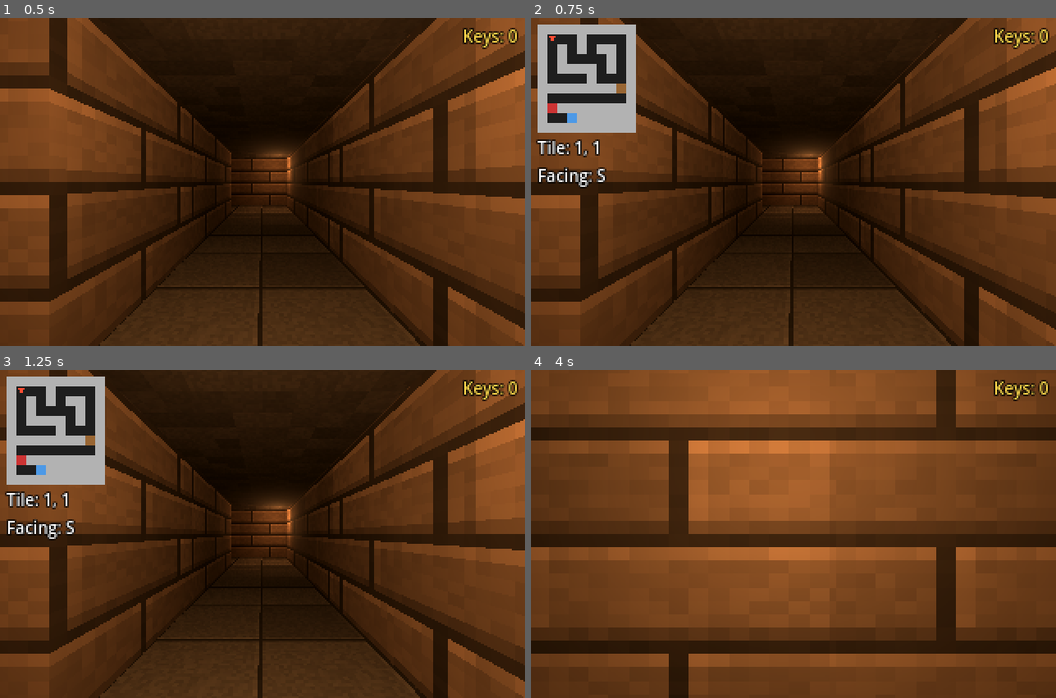
Above: before the commit, frames 1-4 (two rows, left to right).
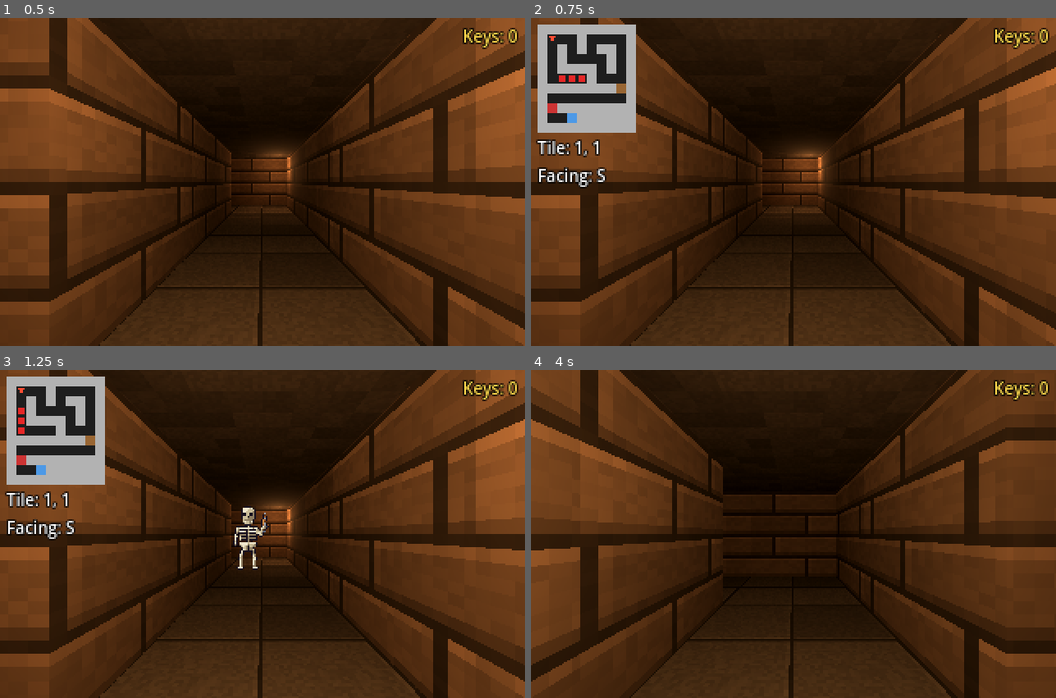
Above: after the commit, the same moments.

Repository: XrNrX/eye-of-bell
Game: Godot game, scene res://scenes/main.tscn
Same seed, same stepped clock (60 frames per second), same inputs: the game is played once before the commit and once after it.
Inputs:
- Up to frame 1 (0.5 s): no input
- Up to frame 2 (0.75 s): tap Enter at 0.5 s; hold D from 0.53 s (still down); tap Tab at 0.6 s
- Up to frame 3 (1.25 s): keep holding D
- Up to frame 4 (4 s): release D at 1.28 s; hold S 1.28-2.03 s; tap F at 1.35 s; tap Space at 2 s; hold D 2.03-2.78 s; hold Q 2.03-2.78 s; hold W 2.78-3.53 s; tap E at 2.85 s; hold A from 3.53 s (still down); tap Tab at 3.6 s

Frame 1 is identical in both runs. In frame 2, less than 0.1% of the frame differs, in the area x 5-11%, y 17-20%; in frame 3, 0.7%; in frame 4, 64%, in the area x 0-91%, y 0-100%.

Commit message:
Add monsters as grid entities with data-driven definitions and simple AI
MonsterDef resource (name, HP, damage, speed, sight range, sprite sheet) makes
new monsters pure data; data/monsters/skeleton.tres uses the skeleton frames.
Monsters occupy one tile and block the player, render as upright billboard
Sprite3Ds, and act on a ~0.8s timer: wander randomly until the player is
within 4 tiles with line of sight, then step towards them, never diagonally.
Doors won't close on a monster; minimap shows monsters.

Co-Authored-By: Claude Sonnet 5.5 <noreply@anthropic.com>

Diff:
--- /dev/null
+++ b/data/monsters/skeleton.tres
@@ -0,0 +1,19 @@
+[gd_resource type="Resource" load_steps=3 format=3]
+
+[ext_resource type="Script" path="res://scripts/monster_def.gd" id="1_def"]
+[ext_resource type="Texture2D" path="res://art/monsters/skeleton/skeleton_sheet.png" id="2_sheet"]
+
+[resource]
+script = ExtResource("1_def")
+display_name = "Skeleton"
+max_hp = 12
+damage = 3
+speed = 1.0
+sight_range = 4
+sheet = ExtResource("2_sheet")
+hframes = 7
+idle_frames = PackedInt32Array(0, 1)
+attack_frames = PackedInt32Array(2, 3, 4)
+hurt_frames = PackedInt32Array(5, 6)
+idle_fps = 2.0
+pixel_size = 0.028
--- a/scripts/dungeon_builder.gd
+++ b/scripts/dungeon_builder.gd
@@ -5,6 +5,7 @@
 
 const DungeonMap := preload("res://scripts/dungeon_map.gd")
 const TorchLight := preload("res://scripts/torch.gd")
+const MonsterScript := preload("res://scripts/monster.gd")
 
 # Art is generated by tools/make_textures.py (or replace with your own).
 # If a texture is missing, the flat colour is used instead.
@@ -102,6 +103,10 @@
 		_add_torch(Vector2i(torch.x, torch.y), torch.z)
 	for key_cell in DungeonMap.KEYS:
 		_add_key(key_cell)
+	for entry in DungeonMap.MONSTERS:
+		var monster := MonsterScript.new()
+		monster.setup(load(entry.def), entry.cell)
+		add_child(monster)
 	for plate in DungeonMap.PLATES:
 		_add_plate(plate.cell)
 	for lever in DungeonMap.LEVERS:
@@ -215,11 +220,11 @@
 ## Slide a door up into the ceiling (open) or back down (closed). Doors can be
 ## reversed mid-slide. Open doors are walkable only once fully open; closing makes
 ## them solid immediately. A door never closes on the player standing in it: it
-## stays open until the player leaves and the next refresh() shuts it.
+## (or a monster) stays open until they leave and the next refresh() shuts it.
 func _drive_door(cell: Vector2i, open: bool) -> void:
 	if not doors.has(cell) or door_want.get(cell, false) == open:
 		return
-	if not open and DungeonMap.player_cell == cell:
+	if not open and (DungeonMap.player_cell == cell or DungeonMap.is_occupied(cell)):
 		return
 	door_want[cell] = open
 	if door_tweens.has(cell):
--- a/scripts/dungeon_map.gd
+++ b/scripts/dungeon_map.gd
@@ -61,7 +61,14 @@
 	Vector2i(8, 1),
 ]
 
+# Monsters: the floor cell they start on and their definition resource (see
+# scripts/monster_def.gd). New monsters are just new .tres files listed here.
+const MONSTERS := [
+	{"cell": Vector2i(3, 5), "def": "res://data/monsters/skeleton.tres"},
+]
+
 # --- Run state (reset by reset_run() when the dungeon is built) ---
+static var occupied := {}        # Tiles holding a monster (cell -> monster node).
 static var open_doors := {}      # Doors that have finished opening (cell -> true).
 static var unlocked_doors := {}  # Locked doors a key has been used on (cell -> true).
 static var taken_keys := {}      # Keys already picked up (cell -> true).
@@ -82,7 +89,25 @@
 	return {}
 
 
+## True if a monster stands on (or is stepping onto) the cell.
+static func is_occupied(cell: Vector2i) -> bool:
+	return occupied.has(cell)
+
+
+## True if nothing solid (wall or closed door) lies between the two cells, so
+## one can see the other. Samples the straight line between the cell centres.
+static func has_line_of_sight(a: Vector2i, b: Vector2i) -> bool:
+	var d := b - a
+	var n: int = maxi(absi(d.x), absi(d.y))
+	for i in range(1, n):
+		var c := Vector2i(roundi(a.x + d.x * float(i) / n), roundi(a.y + d.y * float(i) / n))
+		if is_blocked(c):
+			return false
+	return true
+
+
 static func reset_run() -> void:
+	occupied.clear()
 	open_doors.clear()
 	unlocked_doors.clear()
 	taken_keys.clear()
@@ -108,7 +133,8 @@
 	return is_door(cell) and MAP[cell.y][cell.x] == 3 and not unlocked_doors.has(cell)
 
 
-## True if the player can't walk into the cell: a wall or a door that isn't open yet.
+## True if the cell is solid terrain: a wall or a door that isn't open yet.
+## (Monsters are separate, see is_occupied.)
 static func is_blocked(cell: Vector2i) -> bool:
 	return is_wall(cell) or (is_door(cell) and not open_doors.has(cell))
 
--- a/scripts/minimap.gd
+++ b/scripts/minimap.gd
@@ -7,6 +7,7 @@
 const WALL_COLOR := Color(0.7, 0.7, 0.7)
 const FLOOR_COLOR := Color(0.12, 0.12, 0.12)
 const DOOR_COLOR := Color(0.6, 0.4, 0.2)
+const MONSTER_COLOR := Color(0.9, 0.15, 0.15)
 const STAIRS_COLOR := Color(0.3, 0.6, 0.9)
 const LOCKED_COLOR := Color(0.8, 0.2, 0.2)
 const PLAYER_COLOR := Color(1.0, 0.3, 0.2)
@@ -36,6 +37,9 @@
 					color = DOOR_COLOR
 			draw_rect(Rect2(Vector2(x, z) * CELL_PX, Vector2.ONE * CELL_PX), color)
 
+	for monster_cell in DungeonMap.occupied:  # Monsters as red squares.
+		draw_rect(Rect2(Vector2(monster_cell) * CELL_PX + Vector2.ONE, Vector2.ONE * (CELL_PX - 2)), MONSTER_COLOR)
+
 	if player == null:
 		return
 
--- /dev/null
+++ b/scripts/monster.gd
@@ -0,0 +1,117 @@
+extends Node3D
+## A monster: occupies one tile, blocks movement, shown as a billboard sprite.
+## Its AI acts on a timer. If the player is within sight_range tiles with a clear
+## line of sight it steps towards them, otherwise it wanders. Never diagonal.
+## All stats and art come from a MonsterDef resource, so new monsters are data.
+
+const DungeonMap := preload("res://scripts/dungeon_map.gd")
+
+const AI_TICK := 0.8      # Seconds between actions at speed 1.0.
+const STEP_TIME := 0.3    # Seconds a step takes to animate.
+const WANDER_PAUSE := 0.3 # Chance a wandering monster just stands still this tick.
+
+const DIRS: Array[Vector2i] = [
+	Vector2i(0, -1), Vector2i(-1, 0), Vector2i(0, 1), Vector2i(1, 0),
+]
+
+var def: Resource  # The MonsterDef.
+var cell: Vector2i
+var hp: int
+var sprite: Sprite3D
+var anim_time := 0.0
+
+
+## Call before adding to the tree.
+func setup(monster_def: Resource, start_cell: Vector2i) -> void:
+	def = monster_def
+	cell = start_cell
+	hp = def.max_hp
+
+
+func _ready() -> void:
+	position = DungeonMap.cell_to_world(cell)
+	DungeonMap.occupied[cell] = self
+
+	sprite = Sprite3D.new()
+	sprite.texture = def.sheet
+	sprite.hframes = def.hframes
+	sprite.pixel_size = def.pixel_size
+	sprite.texture_filter = BaseMaterial3D.TEXTURE_FILTER_NEAREST
+	sprite.billboard = BaseMaterial3D.BILLBOARD_FIXED_Y  # Always faces the camera, stays upright.
+	sprite.alpha_cut = SpriteBase3D.ALPHA_CUT_DISCARD
+	# Stand on the floor: lift by half the frame height.
+	sprite.position.y = (def.sheet.get_height() * def.pixel_size) / 2.0
+	add_child(sprite)
+
+	var timer := Timer.new()
+	timer.wait_time = AI_TICK / def.speed
+	add_child(timer)
+	timer.timeout.connect(_on_tick)
+	timer.start(randf_range(0.1, timer.wait_time))  # Stagger so monsters don't act in sync.
+
+
+func _exit_tree() -> void:
+	if DungeonMap.occupied.get(cell) == self:
+		DungeonMap.occupied.erase(cell)
+
+
+func _process(delta: float) -> void:
+	anim_time += delta
+	var frames: PackedInt32Array = def.idle_frames
+	sprite.frame = frames[int(anim_time * def.idle_fps) % frames.size()]
+
+
+## One AI step: chase if the player is close and visible, else wander.
+func _on_tick() -> void:
+	var to_player := DungeonMap.player_cell - cell
+	var distance := absi(to_player.x) + absi(to_player.y)
+	var dir := Vector2i.ZERO
+	if distance <= def.sight_range and DungeonMap.has_line_of_sight(cell, DungeonMap.player_cell):
+		dir = _chase_dir(to_player)
+	else:
+		dir = _wander_dir()
+	if dir != Vector2i.ZERO:
+		_step(dir)
+
+
+## Step along the axis with the longer gap first; if that's blocked try the other.
+func _chase_dir(to_player: Vector2i) -> Vector2i:
+	var along_x := Vector2i(signi(to_player.x), 0)
+	var along_y := Vector2i(0, signi(to_player.y))
+	var options := [along_x, along_y] if absi(to_player.x) >= absi(to_player.y) else [along_y, along_x]
+	for option in options:
+		if option != Vector2i.ZERO and _can_enter(cell + option):
+			return option
+	return Vector2i.ZERO
+
+
+## A random open neighbouring direction, or stand still sometimes.
+func _wander_dir() -> Vector2i:
+	if randf() < WANDER_PAUSE:
+		return Vector2i.ZERO
+	var dirs := DIRS.duplicate()
+	dirs.shuffle()
+	for dir in dirs:
+		if _can_enter(cell + dir):
+			return dir
+	return Vector2i.ZERO
+
+
+## Monsters stop at walls and closed doors, and at other monsters and the player.
+func _can_enter(target: Vector2i) -> bool:
+	return not DungeonMap.is_blocked(target) and not DungeonMap.is_occupied(target) \
+			and target != DungeonMap.player_cell
+
+
+## Claim the new tile at once (so nobody else can step in) and free the old
+## tile when the move animation ends.
+func _step(dir: Vector2i) -> void:
+	var old := cell
+	cell += dir
+	DungeonMap.occupied[cell] = self
+	var tween := create_tween()
+	tween.tween_property(self, "position", DungeonMap.cell_to_world(cell), STEP_TIME)
+	tween.tween_callback(func():
+		if DungeonMap.occupied.get(old) == self:
+			DungeonMap.occupied.erase(old)
+		get_tree().call_group("dungeon", "refresh"))  # Doors re-check who's standing in them.
--- /dev/null
+++ b/scripts/monster_def.gd
@@ -0,0 +1,22 @@
+extends Resource
+## A monster described as data. Make a new monster by saving a new .tres of this
+## resource (see data/monsters/skeleton.tres) and listing it in DungeonMap.MONSTERS.
+
+@export var display_name := "Monster"
+@export var max_hp := 10
+@export var damage := 2  # Not used yet; here for when combat arrives.
+## AI speed multiplier: the monster acts every (0.8 / speed) seconds.
+@export var speed := 1.0
+## How many tiles away (steps along the grid) it notices the player.
+@export var sight_range := 4
+
+@export_group("Sprite")
+## Sprite sheet: one row of equally sized frames, side by side.
+@export var sheet: Texture2D
+@export var hframes := 1
+@export var idle_frames := PackedInt32Array([0])
+@export var attack_frames := PackedInt32Array()  # Not used yet.
+@export var hurt_frames := PackedInt32Array()    # Not used yet.
+@export var idle_fps := 2.0
+## World units per sprite pixel (48x64 frame at 0.028 is about 1.3 x 1.8 units).
+@export var pixel_size := 0.028
--- a/scripts/player.gd
+++ b/scripts/player.gd
@@ -62,7 +62,7 @@
 ## Step one tile in grid direction `dir`, unless a wall is in the way.
 func _try_move(dir: Vector2i) -> void:
 	var target := cell + dir
-	if DungeonMap.is_blocked(target):  # Walls and closed doors.
+	if DungeonMap.is_blocked(target) or DungeonMap.is_occupied(target):  # Walls, closed doors, monsters.
 		return
 	cell = target
 	_report_position()
Not shown, changed: art/monsters/skeleton/attack_0.png.import
Not shown, changed: art/monsters/skeleton/attack_1.png.import
Not shown, changed: art/monsters/skeleton/attack_2.png.import
Not shown, changed: art/monsters/skeleton/hurt_0.png.import
Not shown, changed: art/monsters/skeleton/hurt_0_flash.png.import
Not shown, changed: art/monsters/skeleton/idle_0.png.import
Not shown, changed: art/monsters/skeleton/idle_1.png.import
Not shown, changed: art/monsters/skeleton/skeleton_sheet.png.import
Not shown, added: scripts/monster.gd.uid
Not shown, added: scripts/monster_def.gd.uid
